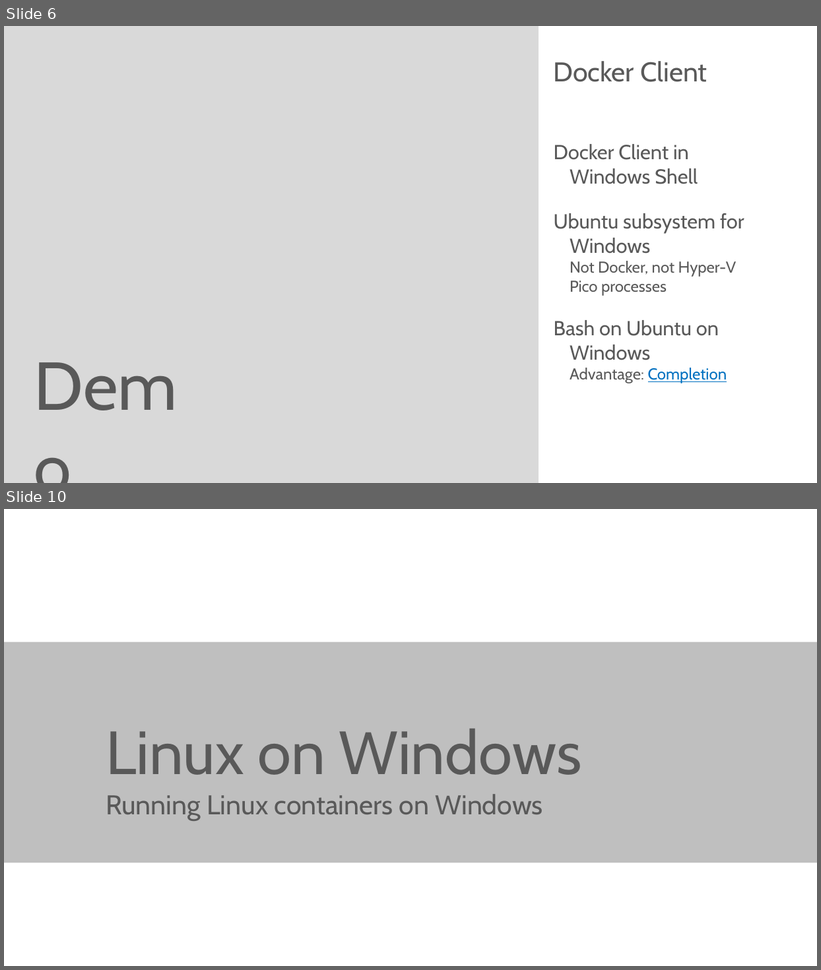
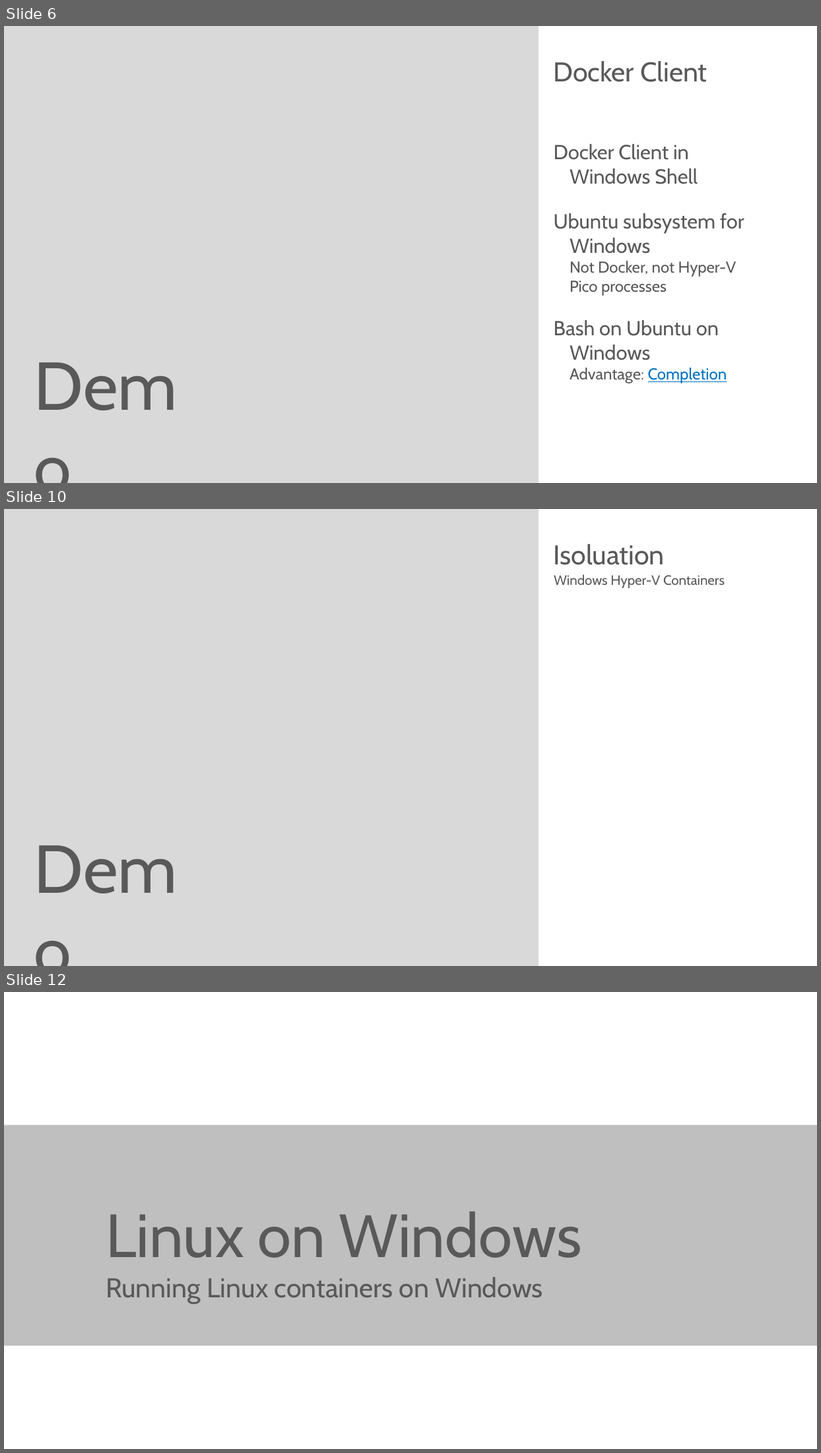
Before and after one commit to rstropek/DockerVS2015Intro, a slide deck: slides/Containers-Microsoft-Universe.pptx. Shown one above the other, each under a label of ours: slides 6 and 10 before the commit, slides 6, 10 and 12 after it; the slides between them are not shown. The pictures are 821x970 and 821x1453 pixels, drawn with LibreOffice and Linux fonts; fonts in the diff are those of the drawing. Boxes give left, top, right and bottom in pixels: in the first picture for what was removed or moved away, otherwise in the second. Text is boxed around its words. In the diff, an @@ line names an element or a change of style, - is before the commit and + after.

Commit message:
Refresh Windows Container slides

```diff
--- a/slides/Containers-Microsoft-Universe.pptx
+++ b/slides/Containers-Microsoft-Universe.pptx
@@ slide 10 added at box(4, 509, 817, 966), background #FFFFFF; not listed: 2 template elements that a slide beside it also shows @@
@@ text added at box(554, 544, 665, 565), 24 pt, text #595959 @@
+Isoluation
@@ text added at box(554, 574, 725, 588), 12 pt, text #595959 @@
+Windows Hyper-V Containers
@@ what was slide 10 is now slide 12 @@
```
Also in this commit, not shown: 4 slides changed, 1 other slide added.
